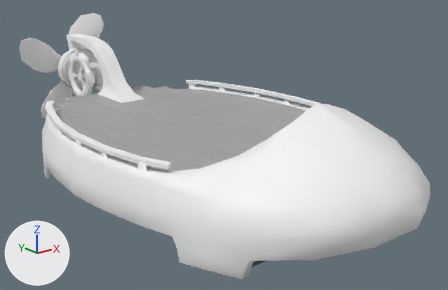
Renders of the FBX model Resource/Model/toroko/toroko.fbx from each side of a commit.
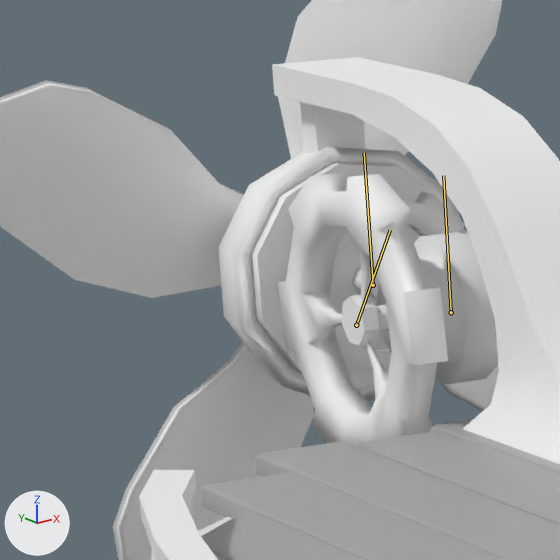
There are two pictures of each version: one whole from a camera (50 mm lens) standing at (-0.998, -1.397, 0.714) and looking at (0.08, -0.05, 0.175), one close up on the part from 5% to 25% of the width and 8% to 40% of the height. Arrows for +X, +Y and +Z are at lower left; the lights stay in place. Both versions are drawn at the pose saved in each file; the numbers are the values there. The bones that bend it are drawn over the model as lines in the close-ups.
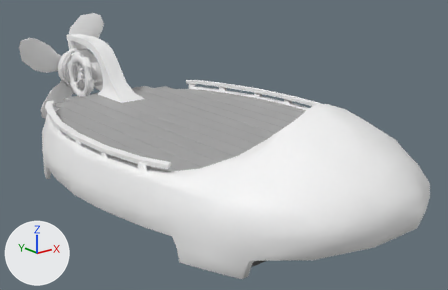
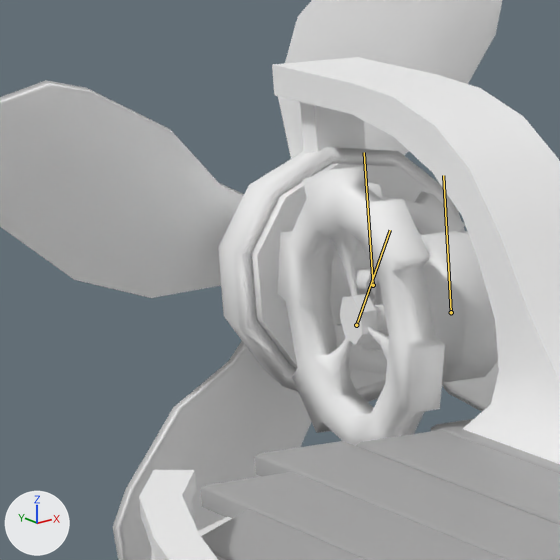
What differs and where, as boxes (x1, y1, x2, y2) in the close-ups (560 x 560 px):
'pCube52', posed
    both: (0, 0, 560, 560)

Edits to the bpy script that builds the scene:
```text
Change bone_gear4:
    where bone_gear4 = bpy.data.objects['root'].pose.bones['gear4']  # child of 'gear2'
    bone_gear4.rotation_quaternion: (0.943, 0.0, 0.0, 0.332) -> (1.0, 0.0, 0.0, 0.0)  # degrees (0, 0, 39) -> degrees (0, 0, 0)
```
